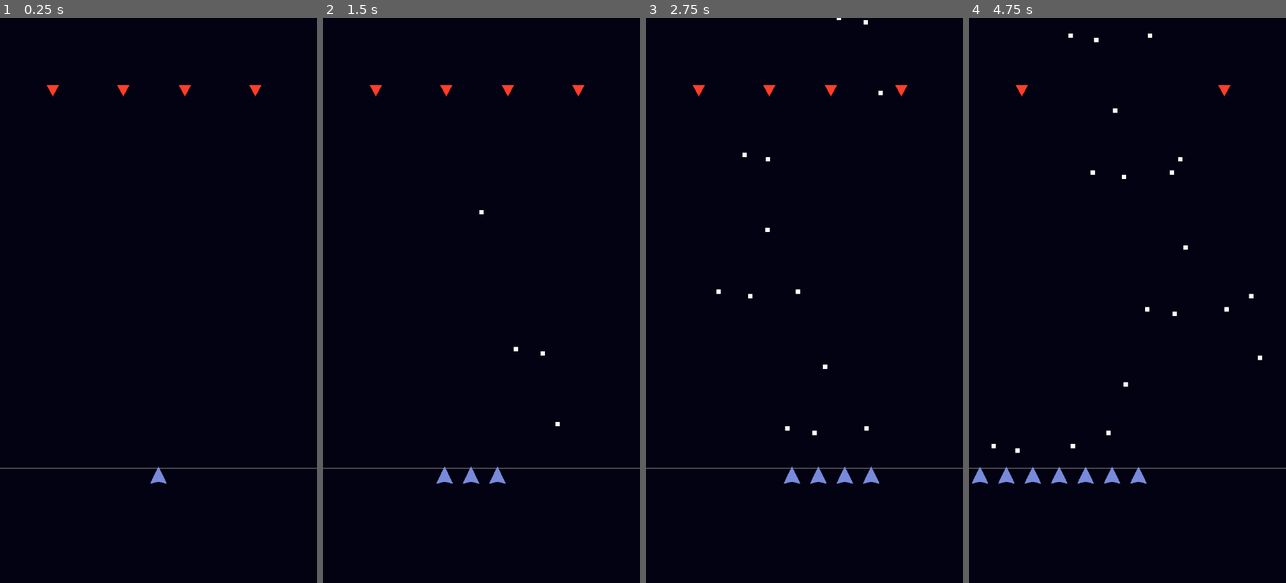
Above: before the commit, frames 1-4 (left to right).
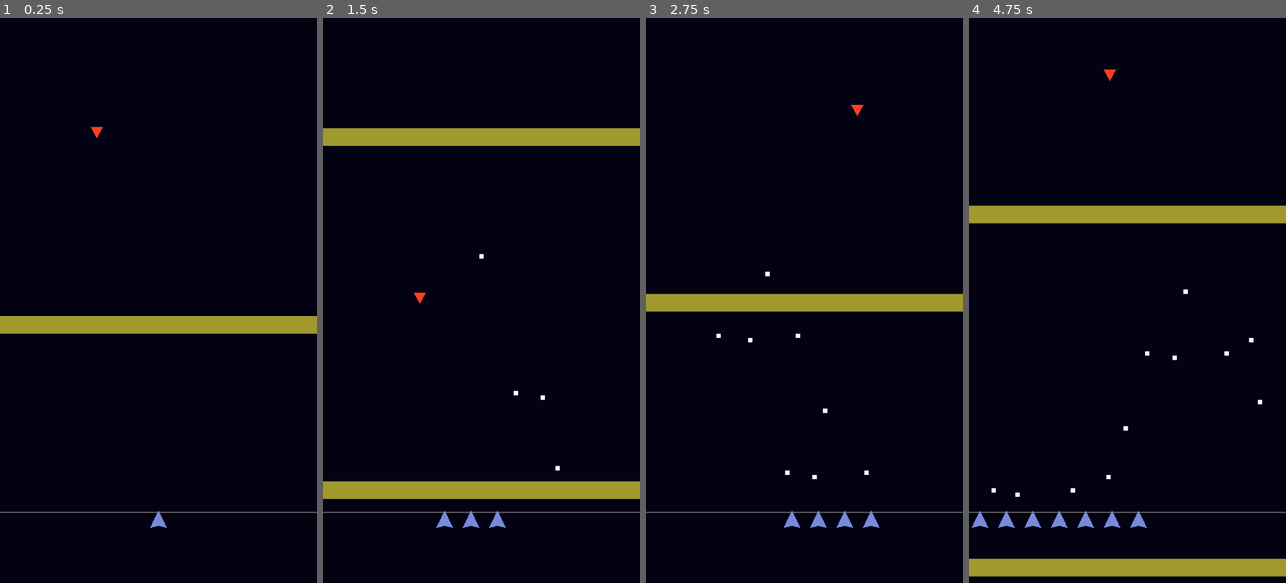
Above: after the commit, the same moments.

Repository: mystal/corneria
Game: Godot game, scene res://levels/proto.tscn
The game is run twice, just before and just after one commit, with the same random seed, the same clock (stepped at 60 frames per second) and the same inputs.
Inputs (mouse positions are in pixels of both pictures, inside the frame that each line leads up to):
- Up to frame 1 (0.25 s): no input
- Up to frame 2 (1.5 s): tap Enter (ui_accept) at 0.5, 0.77 s; move the mouse to (551, 272) at 0.52 s; hold Right (ui_right) 0.53-1.28 s; move the mouse to (418, 328) at 1.27 s; hold Left (ui_left) from 1.28 s (still down)
- Up to frame 3 (2.75 s): tap Enter (ui_accept) at 1.52 s; move the mouse to (836, 176) at 2.02 s; release Left (ui_left) at 2.03 s; hold Right (ui_right) from 2.03 s (still down)
- Up to frame 4 (4.75 s): move the mouse to (1111, 413) at 2.77 s; tap Enter (ui_accept) at 3.02, 3.77, 4.52 s; move the mouse to (1222, 385) at 3.52 s; release Right (ui_right) at 3.53 s; hold Left (ui_left) from 3.53 s (still down); move the mouse to (1032, 215) at 4.27 s

The runs differ from the first frame. In frame 1, 3.9% of the frame differs, in the area x 0-100%, y 11-91%; in frame 2, 7.3%; in frame 3, 4.7%; in frame 4, 8.5%, in the area x 0-100%, y 2-99%.

Commit message:
Lots of messy progress
- Add Boss that extends enemy
- Stub in Upgrade Wall and Upgrade Loot
- Add Globals autoload class

Diff:
--- /dev/null
+++ b/godot/entities/enemies/boss.gd
@@ -0,0 +1,9 @@
+class_name Boss
+extends "res://entities/enemies/enemy.gd"
+
+func _physics_process(delta: float) -> void:
+	super(delta)
+
+func _exit_tree() -> void:
+	Globals.player_wins()
+	super()
--- /dev/null
+++ b/godot/entities/enemies/boss.tscn
@@ -0,0 +1,9 @@
+[gd_scene load_steps=3 format=3 uid="uid://bsbbqwbswf6kv"]
+
+[ext_resource type="PackedScene" uid="uid://bqmhpckf5nna4" path="res://entities/enemies/enemy.tscn" id="1_oes05"]
+[ext_resource type="Script" path="res://entities/enemies/boss.gd" id="2_gu3l6"]
+
+[node name="Boss" groups=["bosses"] instance=ExtResource("1_oes05")]
+scale = Vector2(10, 10)
+script = ExtResource("2_gu3l6")
+projectile_scene = null
--- a/godot/entities/enemies/enemy.gd
+++ b/godot/entities/enemies/enemy.gd
@@ -6,13 +6,24 @@
 @export var fire_rate: float = 2.0
 @export var wants_to_fire: bool = true
 
+# TODO: Health
+# @export_group("Health")
+# @export var health: int = 10
+
 var faction: Enums.Faction = Enums.Faction.ENEMY
 
 @onready var _fire_cooldown: float = randf_range(1.0, 3.0)
 
 func _physics_process(delta: float) -> void:
+	# Move first
+	position.y += Globals.game_speed * delta
+	# Despawn if we're outside the game space.
+	if position.y > 1280.0 + 100.0:
+		queue_free()
+
+	# Then try to shoot
 	_fire_cooldown -= delta
-	if wants_to_fire and _fire_cooldown <= 0.0:
+	if wants_to_fire and projectile_scene and _fire_cooldown <= 0.0:
 		# Spawn projectile
 		var new_projectile: Projectile = projectile_scene.instantiate()
 		new_projectile.instigator = self
@@ -23,6 +34,12 @@
 		# Reset cooldown
 		_fire_cooldown = randf_range(1.0, 3.0)
 
+func _exit_tree() -> void:
+	# TODO: Spawn an upgrade.
+	pass
+
 func _on_hurt_box_area_entered(area: Area2D) -> void:
-	if area is Projectile and area.faction != faction:
+	var projectile = area as Projectile
+	if projectile and projectile.faction != faction:
 		queue_free()
+		projectile.collided()
--- a/godot/entities/player/player.gd
+++ b/godot/entities/player/player.gd
@@ -34,6 +34,7 @@
 
 	# Mouse/Touch input
 	var mouse_pos = get_global_mouse_position()
+	# TODO: Figure out how to tune the movement so that we can upgrade the move speed.
 	position = position.lerp(mouse_pos, delta * 4.0)
 	if top_left_limit and bottom_right_limit:
 		position = position.clamp(top_left_limit.position, bottom_right_limit.position)
--- a/godot/entities/player/player.tscn
+++ b/godot/entities/player/player.tscn
@@ -2,5 +2,5 @@
 
 [ext_resource type="Script" path="res://entities/player/player.gd" id="1_y4flr"]
 
-[node name="Player" type="Node2D"]
+[node name="Player" type="Node2D" groups=["players"]]
 script = ExtResource("1_y4flr")
--- a/godot/entities/player/shooter_ship.gd
+++ b/godot/entities/player/shooter_ship.gd
@@ -31,5 +31,7 @@
 	ship_died.emit(self)
 
 func _on_hurt_box_area_entered(area: Area2D) -> void:
-	if area is Projectile and area.faction != faction:
+	var projectile = area as Projectile
+	if projectile and projectile.faction != faction:
 		queue_free()
+		projectile.collided()
--- a/godot/entities/projectiles/projectile.gd
+++ b/godot/entities/projectiles/projectile.gd
@@ -1,7 +1,7 @@
 class_name Projectile
 extends Area2D
 
-var lifetime: float = 5.0
+var lifetime: float = 1.0
 
 @export_group("Movement")
 @export_range(0.0, 2000.0, 5.0, "or_greater") var speed: float = 600.0
@@ -32,3 +32,6 @@
 
 func _on_lifetime_timer_timeout() -> void:
 	queue_free()
+
+func collided():
+	queue_free()
--- /dev/null
+++ b/godot/entities/upgrades/upgrade_loot.tscn
@@ -0,0 +1,3 @@
+[gd_scene format=3 uid="uid://bg8h2q28u0j2l"]
+
+[node name="UpgradeLoot" type="Area2D"]
--- /dev/null
+++ b/godot/entities/upgrades/upgrade_wall.gd
@@ -0,0 +1,13 @@
+class_name UpgradeWall
+extends Area2D
+
+@export var size: Enums.UpgradeWallSize = Enums.UpgradeWallSize.HALF
+
+func _ready() -> void:
+	pass
+
+func _process(delta: float) -> void:
+	position.y += Globals.game_speed * delta
+	# Despawn if we're outside the game space.
+	if position.y > 1280.0 + 100.0:
+		queue_free()
--- /dev/null
+++ b/godot/entities/upgrades/upgrade_wall.tscn
@@ -0,0 +1,16 @@
+[gd_scene load_steps=3 format=3 uid="uid://nmrgj4n20s81"]
+
+[ext_resource type="Script" path="res://entities/upgrades/upgrade_wall.gd" id="1_inlnc"]
+
+[sub_resource type="RectangleShape2D" id="RectangleShape2D_ib77m"]
+size = Vector2(360, 10)
+
+[node name="UpgradeBarrier" type="Area2D"]
+script = ExtResource("1_inlnc")
+
+[node name="Polygon2D" type="Polygon2D" parent="."]
+color = Color(1, 0.9625, 0.25, 0.619608)
+polygon = PackedVector2Array(-180, -20, 180, -20, 180, 20, -180, 20)
+
+[node name="CollisionShape2D" type="CollisionShape2D" parent="."]
+shape = SubResource("RectangleShape2D_ib77m")
--- a/godot/globals/enums.gd
+++ b/godot/globals/enums.gd
@@ -4,3 +4,10 @@
     PLAYER,
     ENEMY,
 }
+
+enum UpgradeWallSize {
+    # Half the screen width.
+    HALF,
+    # A third of the screen width.
+    THIRD,
+}
--- /dev/null
+++ b/godot/globals/globals.gd
@@ -0,0 +1,8 @@
+extends Node
+
+@export var game_speed: float = 300.0
+
+func player_wins() -> void:
+    # TODO: Pause game
+    # TODO: Show win screen
+    pass
--- a/godot/levels/proto.tscn
+++ b/godot/levels/proto.tscn
@@ -1,9 +1,11 @@
-[gd_scene load_steps=6 format=3 uid="uid://cn3eqyqq8m0cj"]
+[gd_scene load_steps=8 format=3 uid="uid://cn3eqyqq8m0cj"]
 
 [ext_resource type="PackedScene" uid="uid://sfmcgh8i8s3c" path="res://entities/player/player.tscn" id="1_gjtow"]
 [ext_resource type="PackedScene" uid="uid://bqmhpckf5nna4" path="res://entities/enemies/enemy.tscn" id="2_ts2fp"]
 [ext_resource type="Script" path="res://entities/player/starter_ships.gd" id="3_5lrpw"]
 [ext_resource type="PackedScene" uid="uid://dqg0hcdo0u5in" path="res://entities/player/shooter_ship.tscn" id="4_hrawq"]
+[ext_resource type="PackedScene" uid="uid://nmrgj4n20s81" path="res://entities/upgrades/upgrade_wall.tscn" id="5_c5j42"]
+[ext_resource type="PackedScene" uid="uid://bsbbqwbswf6kv" path="res://entities/enemies/boss.tscn" id="6_a1g1m"]
 
 [sub_resource type="Resource" id="Resource_vvxnk"]
 script = ExtResource("3_5lrpw")
@@ -13,39 +15,56 @@
 [node name="LevelRoot" type="Node2D"]
 
 [node name="PlayerLimitViz" type="Line2D" parent="."]
-position = Vector2(0, -20)
+position = Vector2(0, 80)
 points = PackedVector2Array(0, 1040, 720, 1040)
 width = 2.0
 default_color = Color(0.457296, 0.457296, 0.457296, 1)
 
 [node name="Player" parent="." node_paths=PackedStringArray("top_left_limit", "bottom_right_limit") instance=ExtResource("1_gjtow")]
-position = Vector2(360, 1160)
+position = Vector2(360, 1200)
 starter_ships = Array[ExtResource("3_5lrpw")]([SubResource("Resource_vvxnk")])
 top_left_limit = NodePath("../PlayerTopLeftLimit")
 bottom_right_limit = NodePath("../PlayerBottomRightLimit")
 
 [node name="PlayerTopLeftLimit" type="Node2D" parent="."]
-position = Vector2(0, 1040)
+position = Vector2(0, 1140)
 
 [node name="PlayerBottomRightLimit" type="Node2D" parent="."]
 position = Vector2(720, 1280)
 
 [node name="Enemy" parent="." instance=ExtResource("2_ts2fp")]
-position = Vector2(120, 160)
+position = Vector2(220, 180)
 rotation = -3.14159
 wants_to_fire = false
 
 [node name="Enemy2" parent="." instance=ExtResource("2_ts2fp")]
-position = Vector2(280, 160)
+position = Vector2(480, -620)
 rotation = -3.14159
 wants_to_fire = false
 
 [node name="Enemy3" parent="." instance=ExtResource("2_ts2fp")]
-position = Vector2(420, 160)
+position = Vector2(320, -1300)
 rotation = -3.14159
 wants_to_fire = false
 
-[node name="Enemy4" parent="." instance=ExtResource("2_ts2fp")]
-position = Vector2(580, 160)
-rotation = -3.14159
-wants_to_fire = false
+[node name="UpgradeBarrier" parent="." instance=ExtResource("5_c5j42")]
+position = Vector2(180, 620)
+
+[node name="UpgradeBarrier2" parent="." instance=ExtResource("5_c5j42")]
+position = Vector2(540, 620)
+
+[node name="UpgradeBarrier3" parent="." instance=ExtResource("5_c5j42")]
+position = Vector2(180, -180)
+
+[node name="UpgradeBarrier4" parent="." instance=ExtResource("5_c5j42")]
+position = Vector2(540, -180)
+
+[node name="UpgradeBarrier5" parent="." instance=ExtResource("5_c5j42")]
+position = Vector2(180, -980)
+
+[node name="UpgradeBarrier6" parent="." instance=ExtResource("5_c5j42")]
+position = Vector2(540, -980)
+
+[node name="Boss" parent="." instance=ExtResource("6_a1g1m")]
+position = Vector2(360, -1920)
+rotation = 3.14159
--- a/godot/project.godot
+++ b/godot/project.godot
@@ -18,16 +18,23 @@
 [autoload]
 
 Enums="*res://globals/enums.gd"
+Globals="*res://globals/globals.gd"
 
 [display]
 
 window/size/viewport_width=720
 window/size/viewport_height=1280
 
+[global_group]
+
+players=""
+bosses=""
+
 [layer_names]
 
 2d_physics/layer_1="HurtBox"
 2d_physics/layer_2="HitBox"
+2d_physics/layer_3="Upgrade"
 
 [rendering]
 
